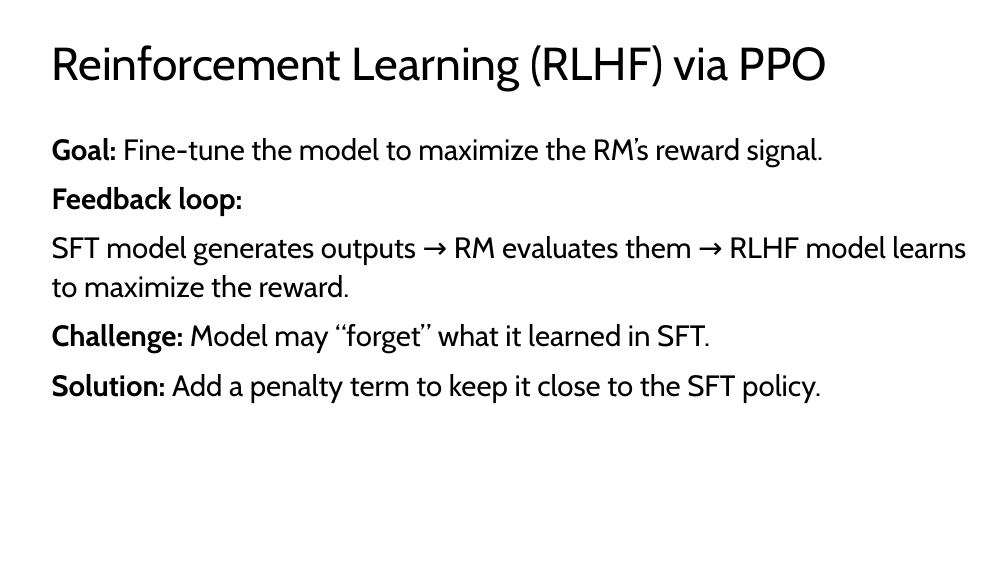
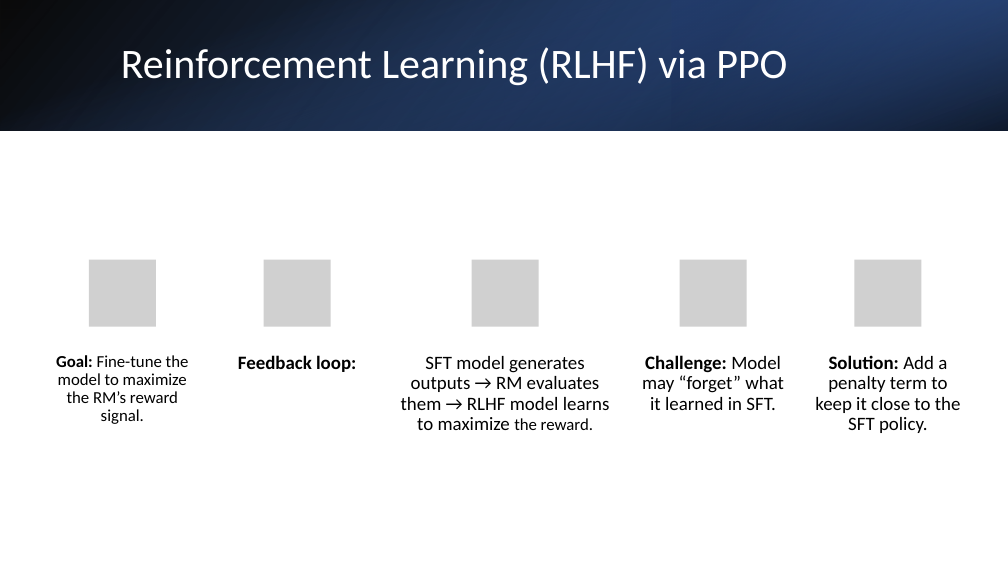
Before and after one commit to logus2k/genai_paper, a slide deck: slide 12 of final/final_version.pptx. Drawn at 1008x567 pixels with LibreOffice and Linux fonts; fonts in the diff are those of the drawing; grey boxes stand for pictures. Boxes give left, top, right and bottom in pixels: in the first picture for what was removed or moved away, otherwise in the second. Text is boxed around its words. In the diff, an @@ line names an element or a change of style, - is before the commit and + after.

Commit message:
Insert a template and update the presentation styles [R. Kayseller]

```diff
--- a/final/final_version.pptx
+++ b/final/final_version.pptx
@@ rectangle added at <box>0,0,1008,130</box>, fill gradient #000000 to #2F5597 @@
@@ rectangle added at <box>0,0,1008,130</box>, fill gradient #4472C4 to #000000 @@
@@ title "Reinforcement Learning (RLHF) via PPO": place and size @@
-title "Reinforcement Learning (RLHF) via PPO" at <box>52,45,827,91</box>
+title "Reinforcement Learning (RLHF) via PPO" at <box>121,47,787,86</box>
@@ title "Reinforcement Learning (RLHF) via PPO" at <box>121,47,787,86</box>: size 44 to 40 pt, font Cabin to Calibri, text colour #000000 to #FFFFFF @@
@@ rectangle added at <box>672,0,1008,130</box>, fill gradient #203864 to #4472C4 @@
@@ text removed at <box>52,138,966,403</box> @@
-Goal: Fine-tune the model to maximize the RM’s reward signal.
-Feedback loop:
-SFT model generates outputs → RM evaluates them → RLHF model learns to maximize the reward.
-Challenge: Model may “forget” what it learned in SFT.
-Solution: Add a penalty term to keep it close to the SFT policy.
@@ group added at <box>56,259,961,433</box>: 5 pictures, 5 texts @@
+Goal: Fine-tune the model to maximize the RM’s reward signal.
+Feedback loop:
+SFT model generates outputs → RM evaluates them → RLHF model learns to maximize the reward.
+Challenge: Model may “forget” what it learned in SFT.
+Solution: Add a penalty term to keep it close to the SFT policy.
```
Also in this commit, not shown: 26 other slides changed, 1 other file.
